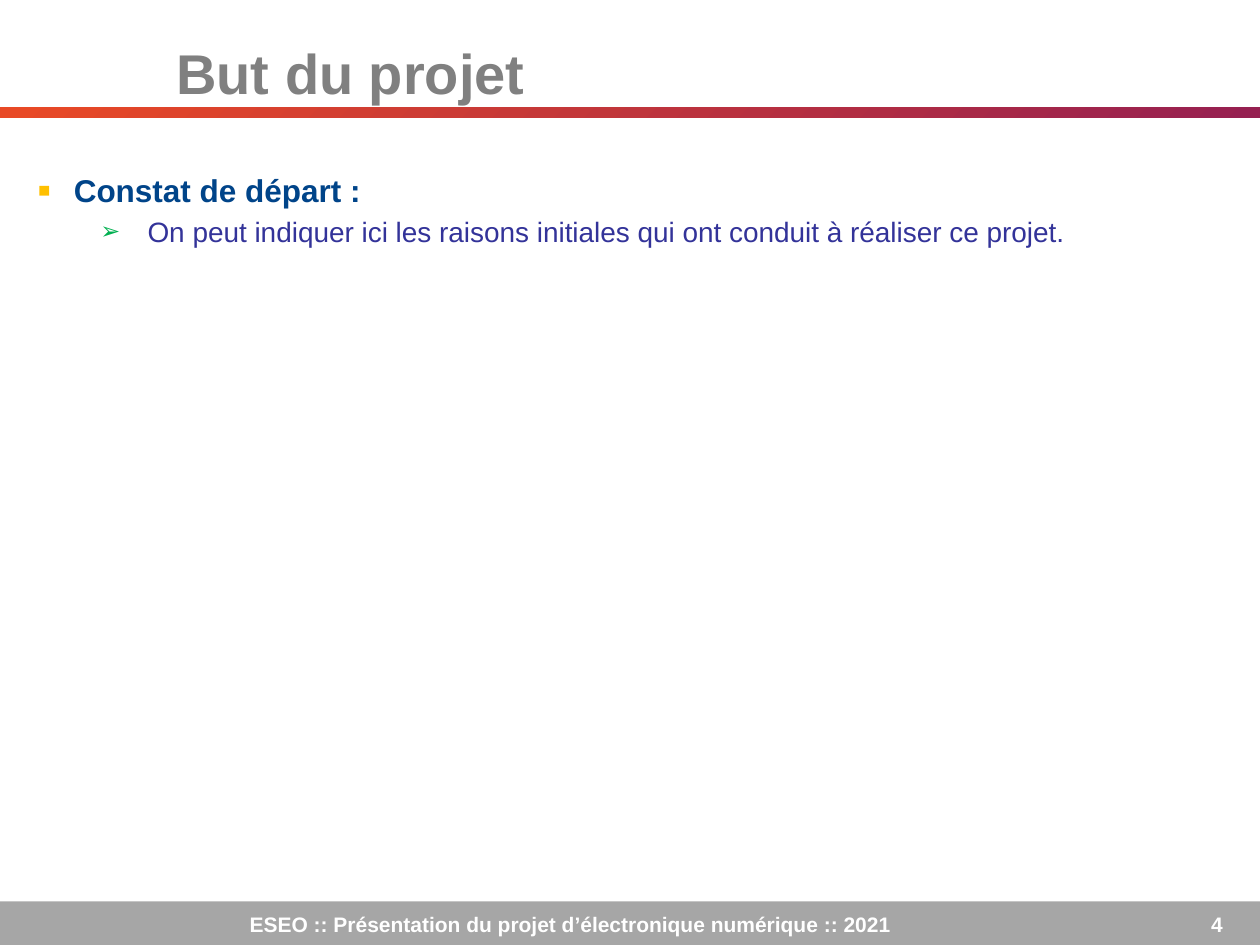
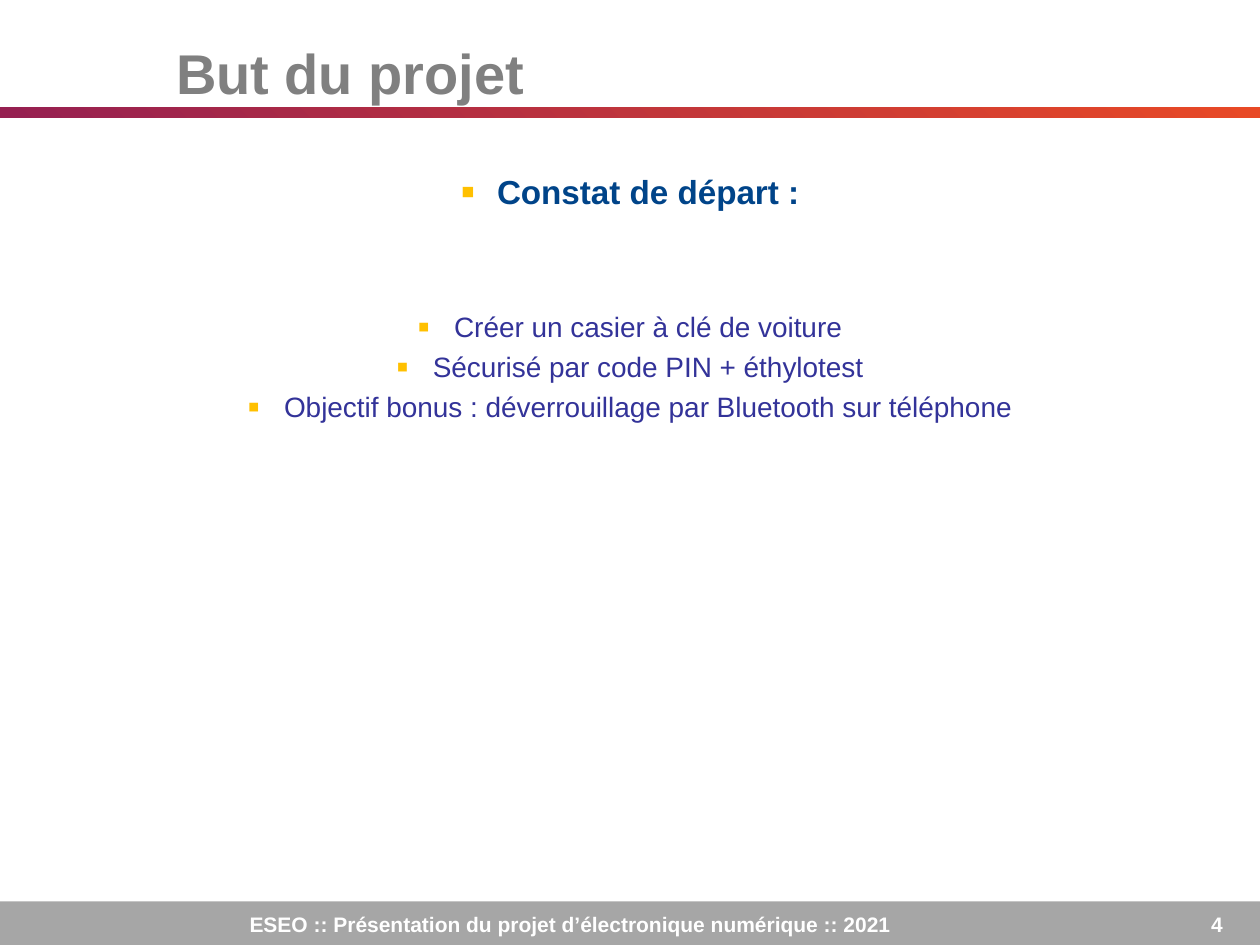
Before and after one commit to Louisonn/DEEP, a slide deck: slide 4 of TrameSoutenance.pptx. Drawn at 1260x945 pixels with LibreOffice and Linux fonts; fonts in the diff are those of the drawing; background and template pictures are left out. Boxes give left, top, right and bottom in pixels: in the first picture for what was removed or moved away, otherwise in the second. Text is boxed around its words. In the diff, an @@ line names an element or a change of style, - is before the commit and + after.

```diff
--- a/TrameSoutenance.pptx
+++ b/TrameSoutenance.pptx
@@ rectangle at (0, 107, 1260, 117): fill gradient #962051 to #E84926 to gradient #E84926 to #962051 @@
@@ text at (497, 179, 779, 210): size 18 to 19 pt in "Constat de départ :"; alignment justified to centre @@
@@ text at (284, 316, 1012, 422): text changed @@
-  ➢ On peut indiquer ici les raisons initiales qui ont conduit à réaliser ce projet.
+▪ Créer un casier à clé de voiture
+▪ Sécurisé par code PIN + éthylotest
+▪ Objectif bonus : déverrouillage par Bluetooth sur téléphone
```
Also in this commit, not shown: 15 other slides changed.
